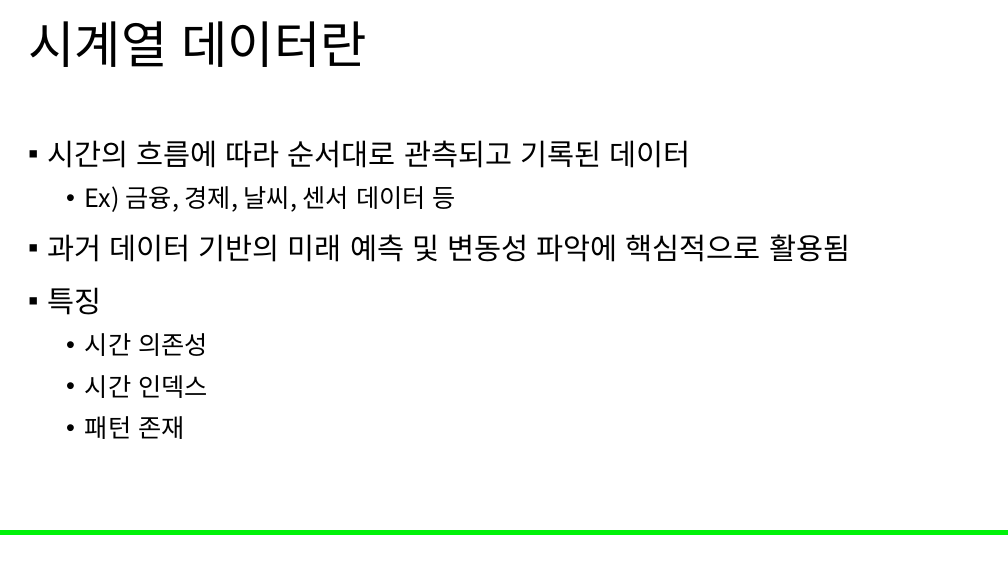
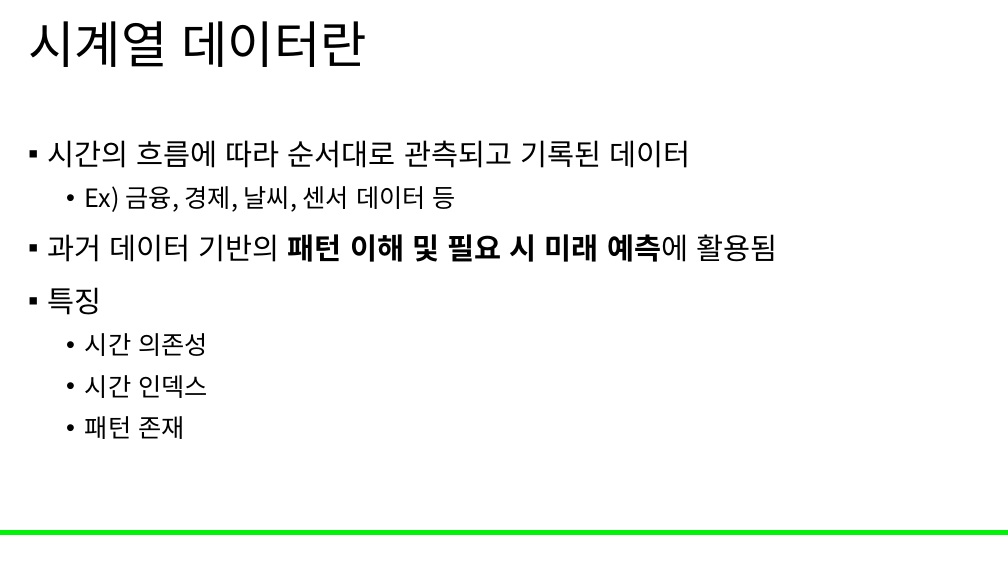
Before and after one commit to Leader-Lesson/KDT_RE_5th, a slide deck: slide 3 of material/5_AI/05_시계열 분석.pptx. Drawn at 1008x567 pixels with LibreOffice and Linux fonts; fonts in the diff are those of the drawing; background and template pictures are left out. Boxes give left, top, right and bottom in pixels: in the first picture for what was removed or moved away, otherwise in the second. Text is boxed around its words. In the diff, an @@ line names an element or a change of style, - is before the commit and + after.

```diff
--- a/material/5_AI/05_시계열 분석.pptx
+++ b/material/5_AI/05_시계열 분석.pptx
@@ text at (x1=47, y1=234, x2=778, y2=262): text changed @@
-▪ 과거 데이터 기반의 미래 예측 및 변동성 파악에 핵심적으로 활용됨
+▪ 과거 데이터 기반의 패턴 이해 및 필요 시 미래 예측에 활용됨
```
Also in this commit, not shown: 1 other slide changed, 5 other files.
